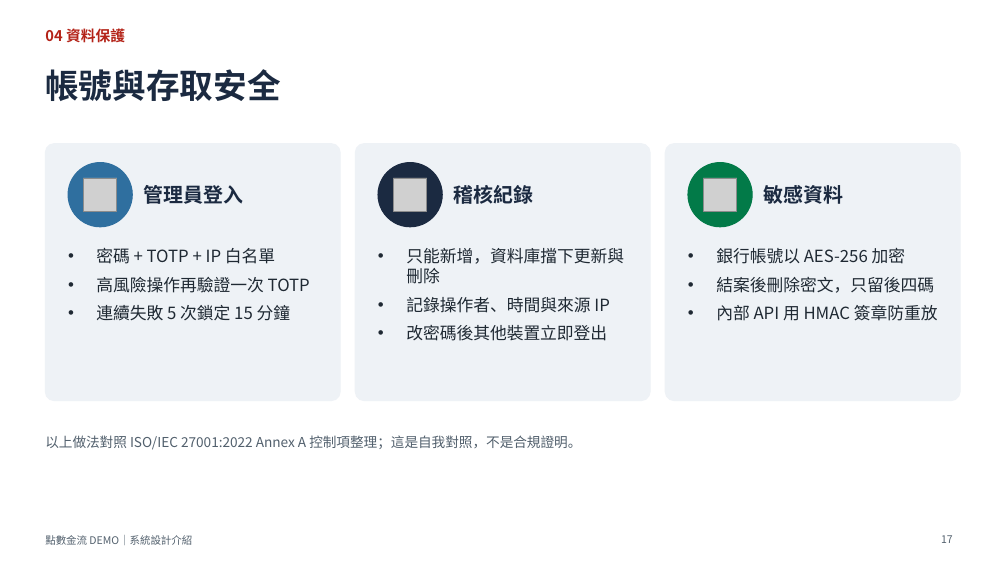
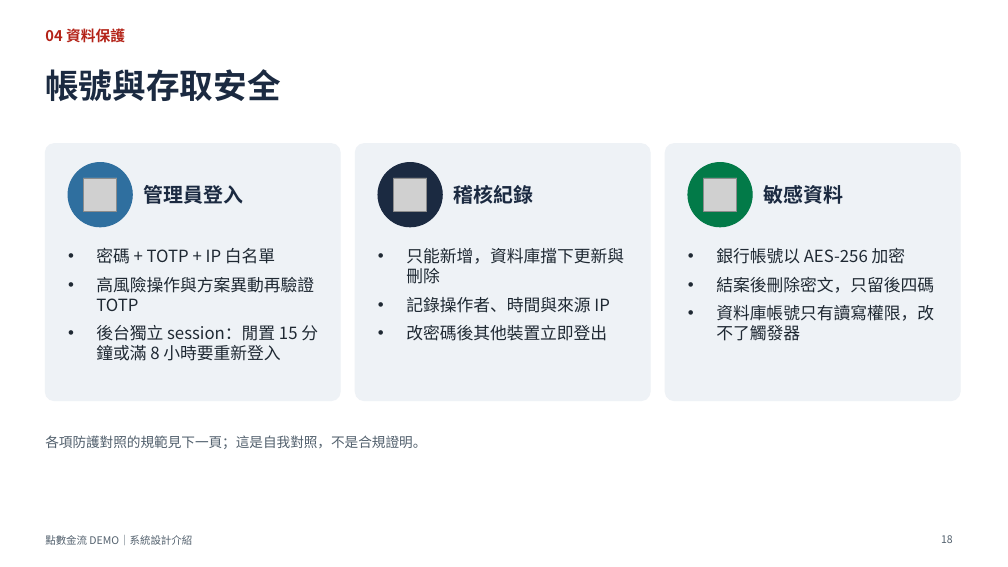
Before and after one commit to knnv0576/TopUpSystem, a slide deck: slide 18 of docs/點數金流DEMO_系統設計介紹.pptx (slide 17 before the commit). Drawn at 1008x567 pixels with LibreOffice and Linux fonts; fonts in the diff are those of the drawing; grey boxes stand for pictures. Boxes give left, top, right and bottom in pixels: in the first picture for what was removed or moved away, otherwise in the second. Text is boxed around its words. In the diff, an @@ line names an element or a change of style, - is before the commit and + after.

```diff
--- a/docs/點數金流DEMO_系統設計介紹.pptx
+++ b/docs/點數金流DEMO_系統設計介紹.pptx
@@ text at bbox=[96, 277, 318, 361]: text changed @@
-• 高風險操作再驗證一次 TOTP
-• 連續失敗 5 次鎖定 15 分鐘
+• 高風險操作與方案異動再驗證 TOTP
+• 後台獨立 session：閒置 15 分鐘或滿 8 小時要重新登入
@@ text at bbox=[716, 305, 934, 341]: text changed @@
-• 內部 API 用 HMAC 簽章防重放
+• 資料庫帳號只有讀寫權限，改不了觸發器
@@ text at bbox=[45, 435, 426, 449]: text changed @@
-以上做法對照 ISO/IEC 27001:2022 Annex A 控制項整理；這是自我對照，不是合規證明。
+各項防護對照的規範見下一頁；這是自我對照，不是合規證明。
@@ page number at bbox=[941, 535, 953, 543]: text changed @@
-17
+18
```
Also in this commit, not shown: 7 other slides changed, 6 slides added, 3 slides removed, 49 other files.
